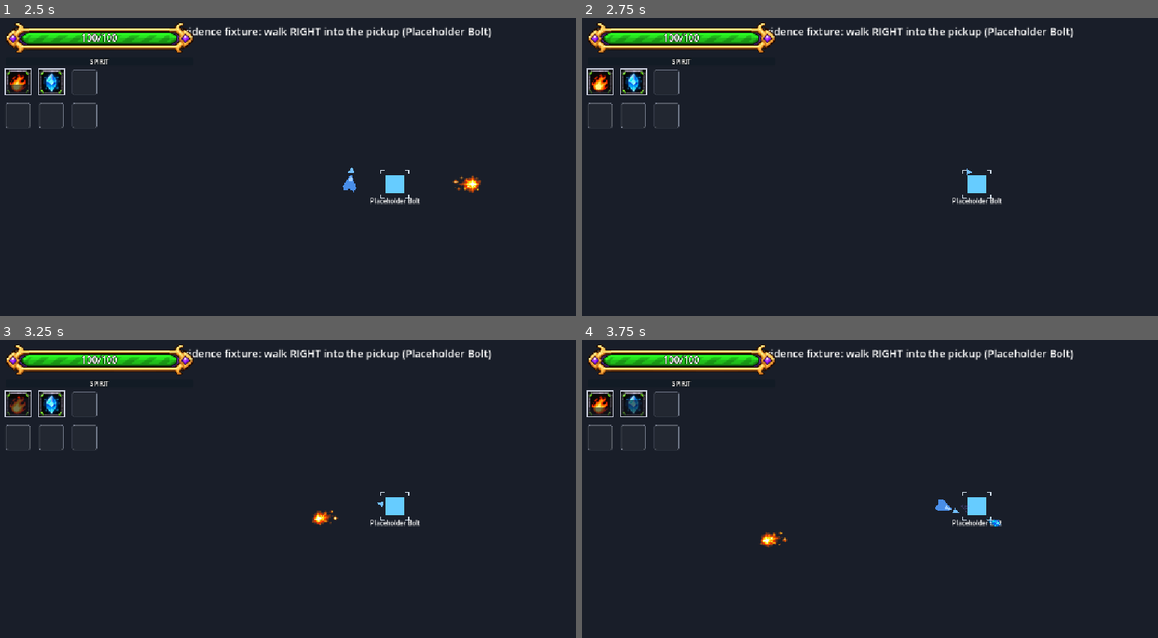
Above: before the commit, frames 1-4 (two rows, left to right).
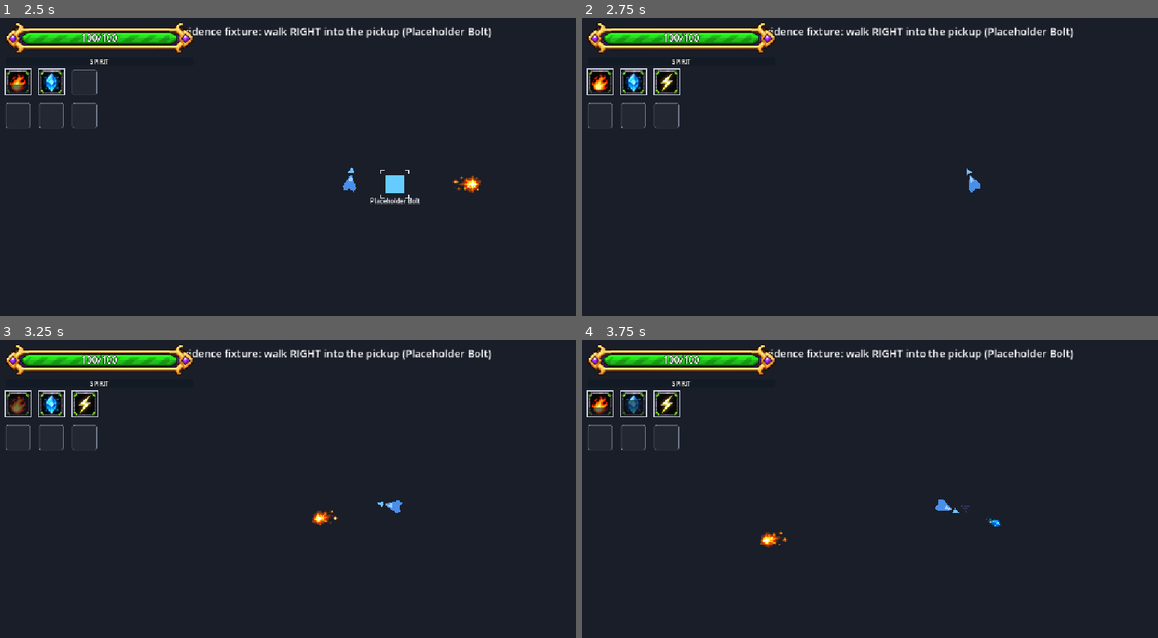
Above: after the commit, the same moments.

Repository: BestestGameStudio/gangU
Game: Godot game, scene res://scenes/test10_pickup_arena.tscn
The game is run twice, just before and just after one commit, with the same random seed, the same clock (stepped at 60 frames per second) and the same inputs. This scene is started directly instead of the project's main scene.
Inputs (mouse positions are in pixels of both pictures, inside the frame that each line leads up to):
- Up to frame 1 (2.5 s): tap Enter at 0.5 s; move the mouse to (432, 167) at 0.52 s; hold D (move_right) 0.53-1.25 s; hold Space (cast) 0.53-1.25 s; click (432, 167) at 0.67 s; drag from (178, 199) to (397, 184) at 1.27 s; move the mouse to (357, 110) at 2.02 s; hold D (move_right) from 2.03 s (still down); tap H (heal) at 2.1 s
- Up to frame 2 (2.75 s): keep holding D (move_right)
- Up to frame 3 (3.25 s): release D (move_right) at 2.75 s; drag from (270, 572) to (120, 456) at 2.77 s
- Up to frame 4 (3.75 s): move the mouse to (1060, 557) at 3.52 s; hold A (move_left) from 3.53 s (still down); right-click (1060, 557) at 3.6 s

Frame 1 is identical in both runs. In frame 2, 0.7% of the frame differs, in the area x 12-73%, y 16-63%; in frame 3, 0.7%; in frame 4, 0.7%.

Commit message:
#515: scenes/spell_pickup.tscn

Diff:
--- a/scenes/spell_pickup.tscn
+++ b/scenes/spell_pickup.tscn
@@ -6,6 +6,8 @@
 radius = 24.0
 
 [node name="SpellPickup" type="Area2D" groups=["spell_pickups"]]
+collision_layer = 64
+collision_mask = 2
 script = ExtResource("1")
 
 [node name="ColorRect" type="ColorRect" parent="."]
